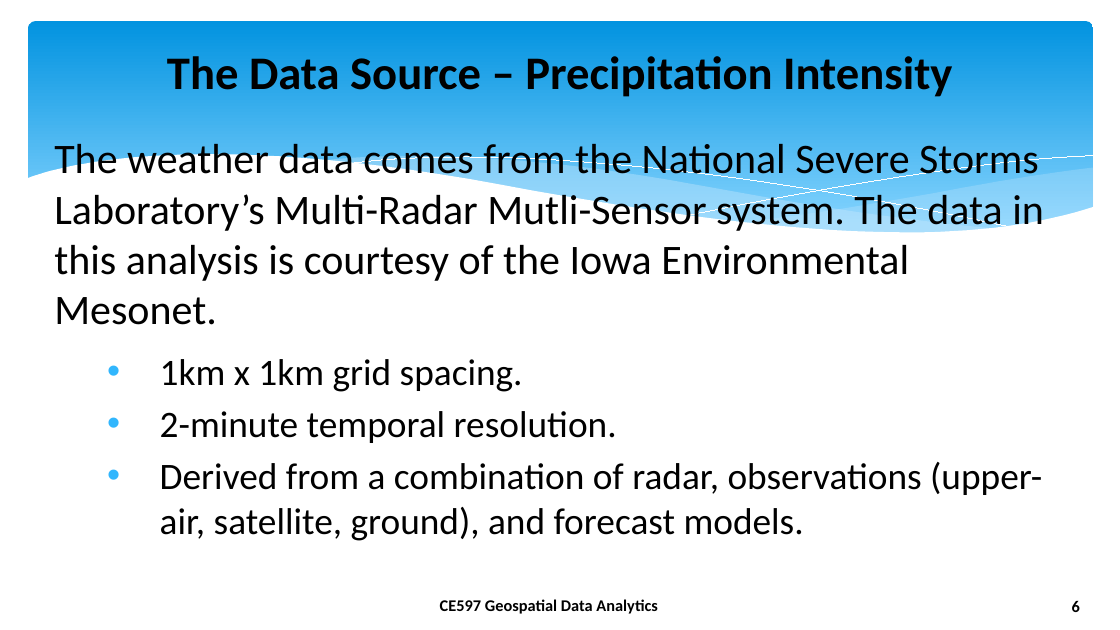
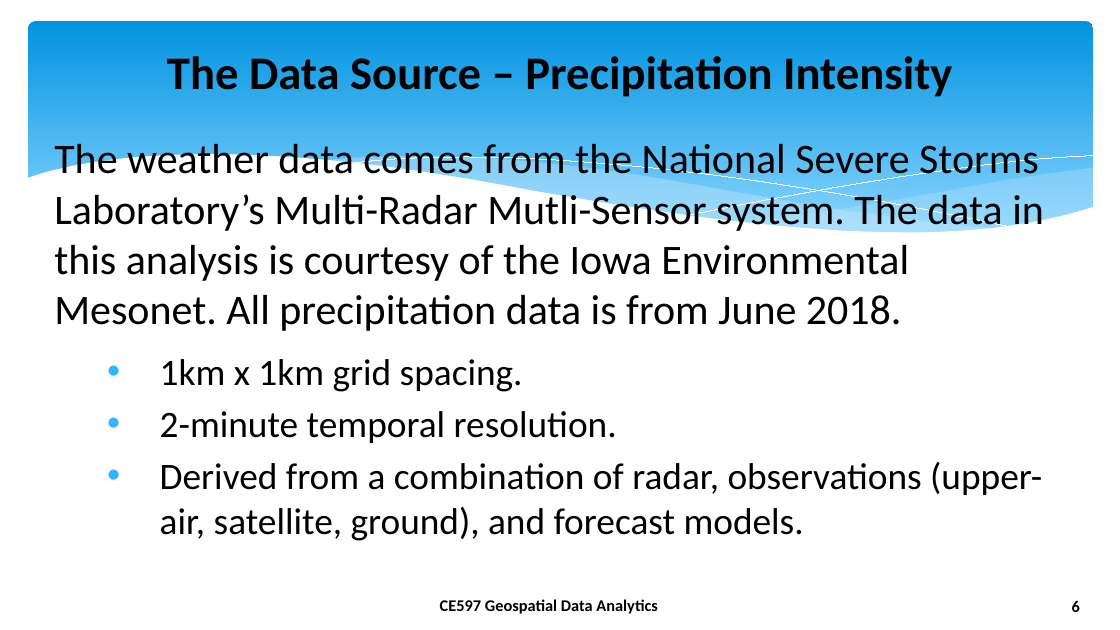
Before and after one commit to Foxhound013/CE-597_GDA, a slide deck: slide 6 of final_project/reports/presentation.pptx. Drawn at 1120x630 pixels with LibreOffice and Linux fonts; fonts in the diff are those of the drawing; background and template pictures are left out. Boxes give left, top, right and bottom in pixels: in the first picture for what was removed or moved away, otherwise in the second. Text is boxed around its words. In the diff, an @@ line names an element or a change of style, - is before the commit and + after.

```diff
--- a/final_project/reports/presentation.pptx
+++ b/final_project/reports/presentation.pptx
@@ text at box(54, 144, 1044, 331): text changed @@
-The weather data comes from the National Severe Storms Laboratory’s Multi-Radar Mutli-Sensor system. The data in this analysis is courtesy of the Iowa Environmental Mesonet.
+The weather data comes from the National Severe Storms Laboratory’s Multi-Radar Mutli-Sensor system. The data in this analysis is courtesy of the Iowa Environmental Mesonet. All precipitation data is from June 2018.
```
Also in this commit, not shown: 3 other slides changed, 5 slides added, 4 slides removed, 7 other files.
